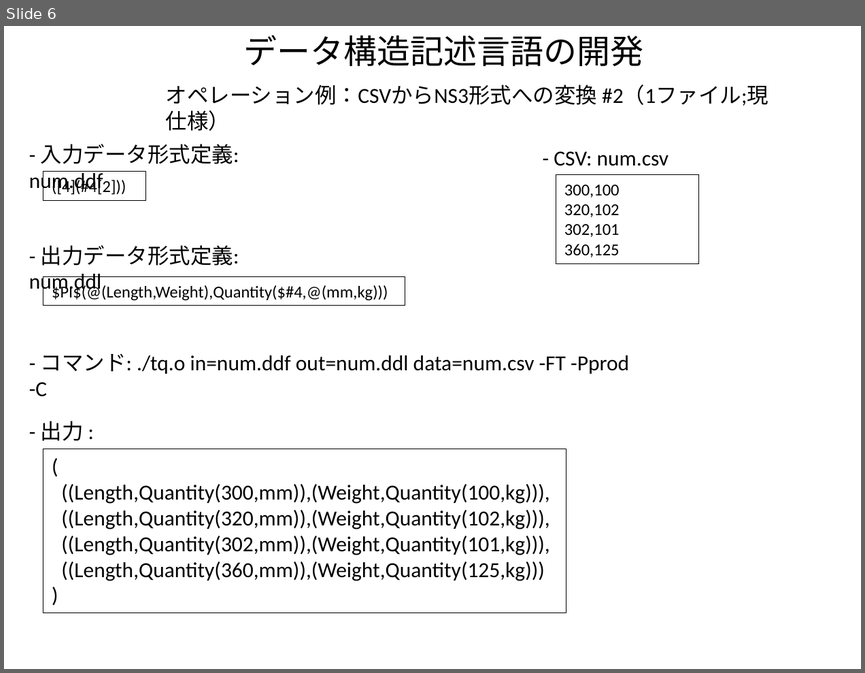
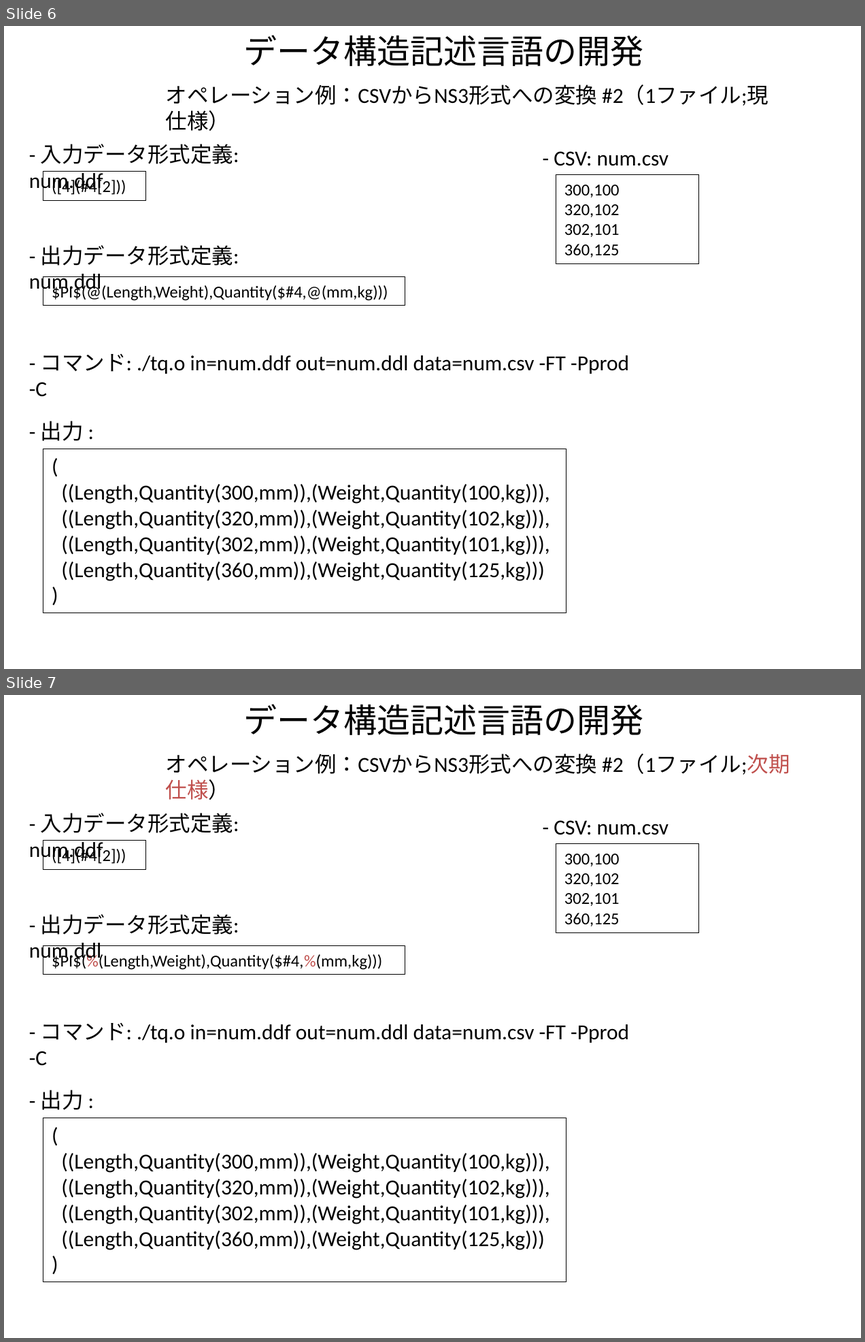
Before and after one commit to kouamano/RECURSIVE-SYSTEM, a slide deck: Document/tq_op_example.pptx. Shown one above the other, each under a label of ours: slide 6 before the commit, slides 6 and 7 after it. The pictures are 865x673 and 865x1342 pixels, drawn with LibreOffice and Linux fonts; fonts in the diff are those of the drawing. Boxes give left, top, right and bottom in pixels: in the first picture for what was removed or moved away, otherwise in the second. Text is boxed around its words. In the diff, an @@ line names an element or a change of style, - is before the commit and + after.

```diff
--- a/Document/tq_op_example.pptx
+++ b/Document/tq_op_example.pptx
@@ slide 7 added at (4, 695, 861, 1338), background #FFFFFF @@
@@ text added at (244, 704, 643, 735), 28 pt, text #000000 @@
+データ構造記述言語の開発
@@ text added at (166, 753, 790, 800), 18 pt, text #000000 @@
+オペレーション例：CSVからNS3形式への変換 #2（1ファイル;次期仕様）
@@ text added at (29, 813, 239, 862), 18 pt, text #000000 @@
+- 入力データ形式定義: num.ddf
@@ text added at (553, 820, 668, 835), 18 pt, text #000000 @@
+- CSV: num.csv
@@ rectangle added at (43, 841, 146, 870), outline #000000 0.75 pt, 14 pt, text #000000 @@
+([4](#4[2]))
@@ rectangle added at (555, 843, 699, 932), outline #000000 0.75 pt, 14 pt, text #000000 @@
+300,100
+320,102
+302,101
+360,125
@@ text added at (29, 914, 239, 963), 18 pt, text #000000 @@
+- 出力データ形式定義: num.ddl
@@ rectangle added at (43, 945, 405, 974), outline #000000 0.75 pt, 14 pt, text #000000 @@
+$PI$(%(Length,Weight),Quantity($#4,%(mm,kg)))
@@ text added at (41, 1023, 629, 1042), 18 pt, text #000000 @@
+- コマンド: ./tq.o in=num.ddf out=num.ddl data=num.csv -FT -Pprod -C
@@ text added at (41, 1089, 84, 1110), 18 pt, text #000000 @@
+- 出力 :
@@ rectangle added at (43, 1117, 566, 1282), outline #000000 0.75 pt, 18 pt, text #000000 @@
+(
+((Length,Quantity(300,mm)),(Weight,Quantity(100,kg))),
+((Length,Quantity(320,mm)),(Weight,Quantity(102,kg))),
+((Length,Quantity(302,mm)),(Weight,Quantity(101,kg))),
+((Length,Quantity(360,mm)),(Weight,Quantity(125,kg)))
+)
```
Also in this commit, not shown: 1 slide changed.
